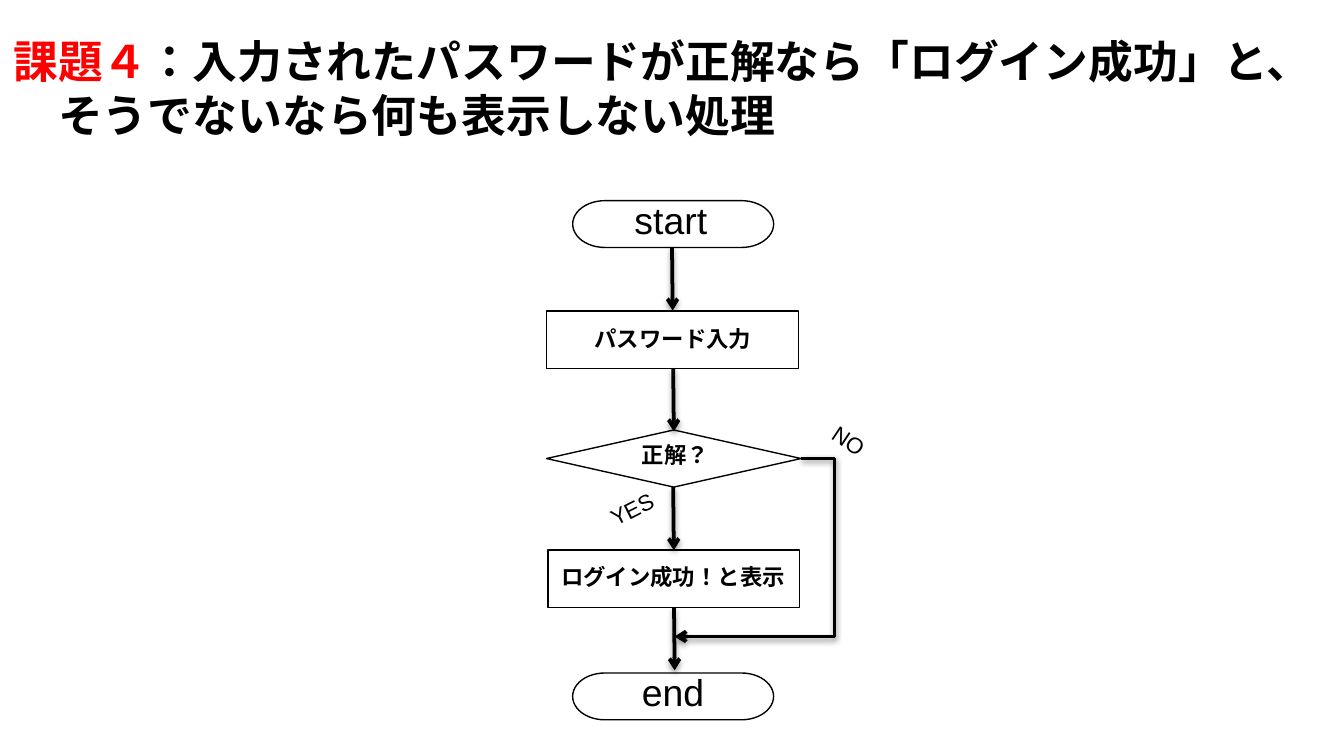
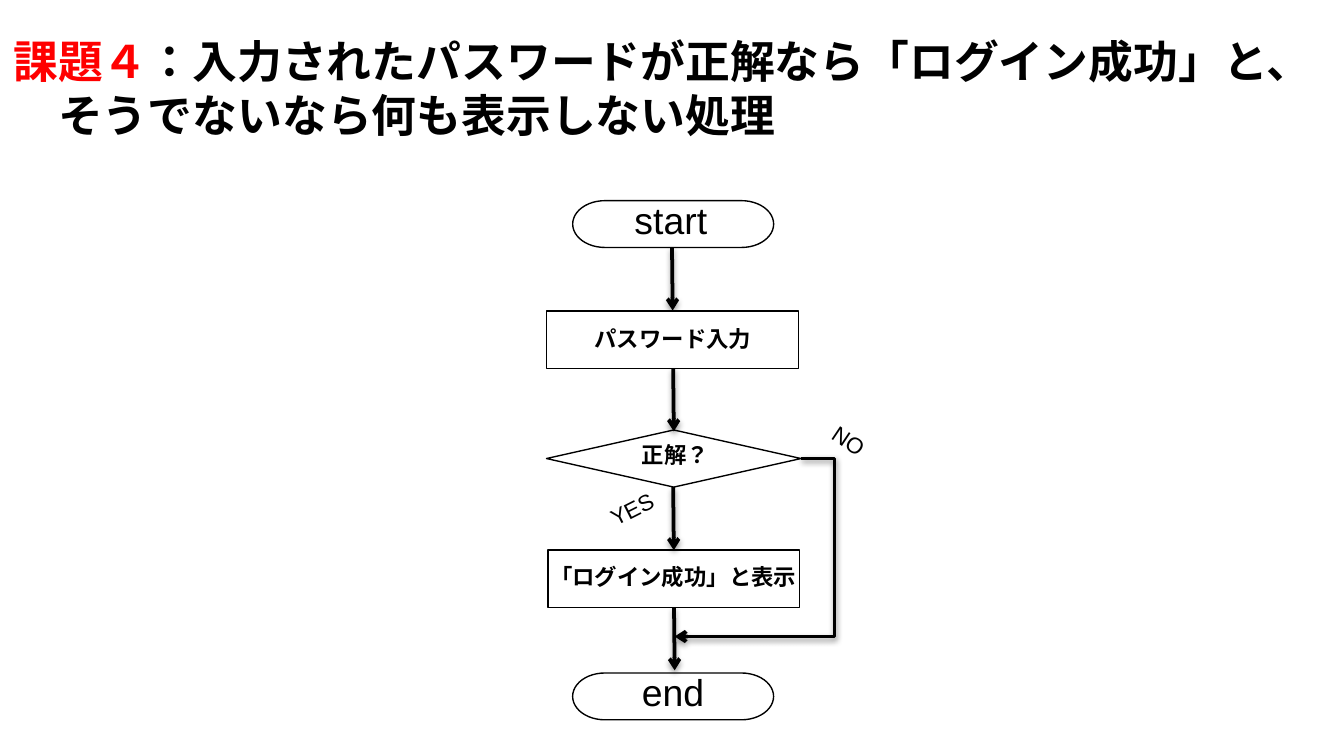
Before and after one commit to Taka-Haru/Challenge, a slide deck: slide 4 of Flowchart .pptx. Drawn at 1344x756 pixels with LibreOffice and Linux fonts; fonts in the diff are those of the drawing. Boxes give left, top, right and bottom in pixels: in the first picture for what was removed or moved away, otherwise in the second. Text is boxed around its words. In the diff, an @@ line names an element or a change of style, - is before the commit and + after.

```diff
--- a/Flowchart .pptx
+++ b/Flowchart .pptx
@@ text at box(550, 566, 796, 587): text changed @@
-ログイン成功！と表示
+「ログイン成功」と表示
```
Also in this commit, not shown: 7 other slides changed, 3 slides added, 3 slides removed.
